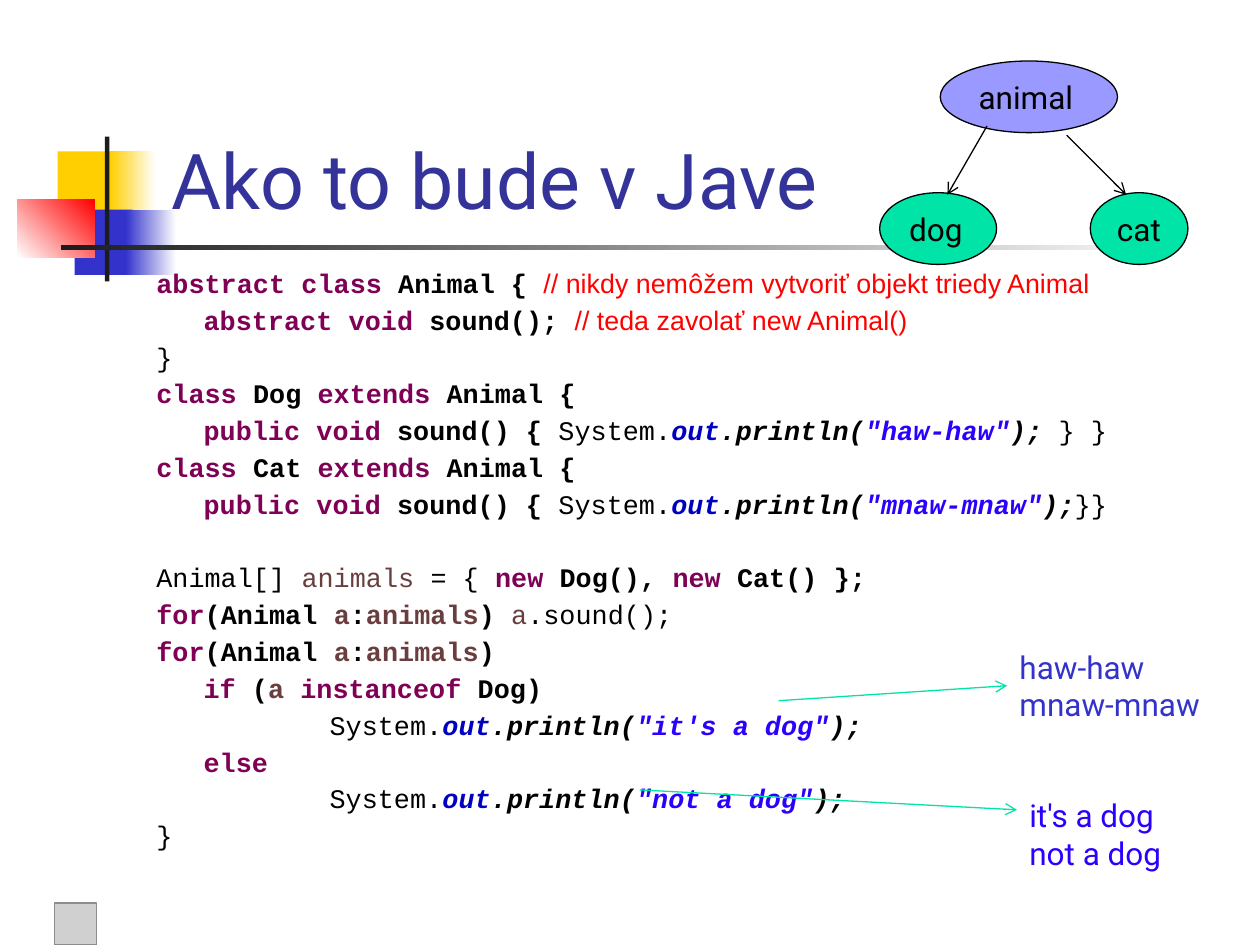
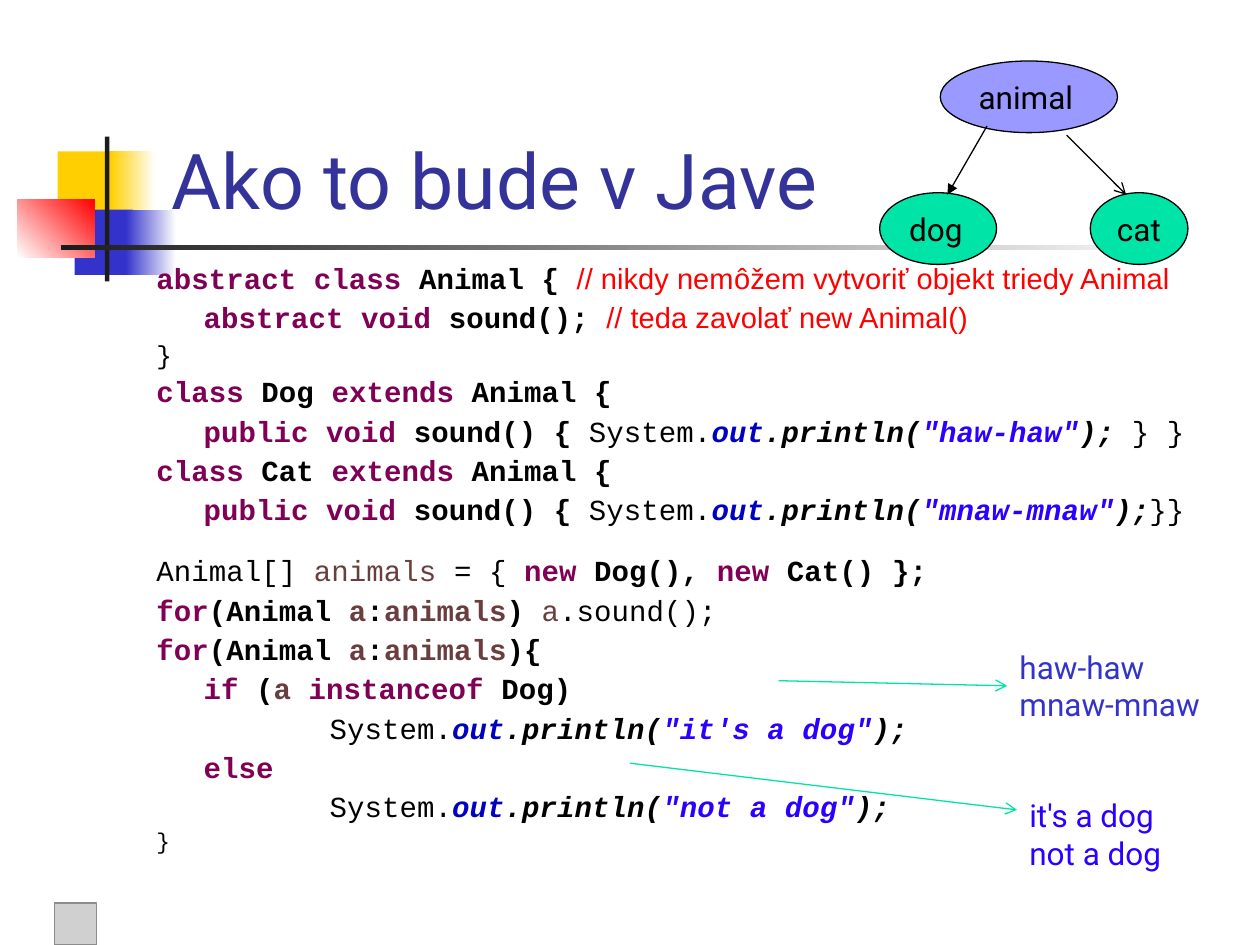
Before and after one commit to Programovanie4/Prednasky, a slide deck: slide 31 of 02/02_java.ppt (slide 30 before the commit). Drawn at 1260x945 pixels with LibreOffice and Linux fonts; fonts in the diff are those of the drawing; grey boxes stand for pictures. Boxes give left, top, right and bottom in pixels: in the first picture for what was removed or moved away, otherwise in the second. Text is boxed around its words. In the diff, an @@ line names an element or a change of style, - is before the commit and + after.

```diff
--- a/02/02_java.ppt
+++ b/02/02_java.ppt
@@ arrow (987, 126) - (948, 195): arrowheads changed @@
@@ text at [156, 268, 1184, 823]: size 15.3 to 16.6 pt; size 15.3 to 14.8 pt, size 15.3 to 12.9 pt in "}"; less space between paragraphs @@
@@ text at [156, 639, 542, 666]: text changed; size 15.3 to 16.6 pt @@
-for(Animal a:animals)
+for(Animal a:animals){
@@ arrow moved from (779, 701) - (1007, 685) to (779, 680) - (1007, 685) @@
@@ arrow moved from (640, 790) - (1017, 810) to (630, 764) - (1017, 810) @@
```
Also in this commit, not shown: 9 other slides changed, 3 slides added, 1 other file.
